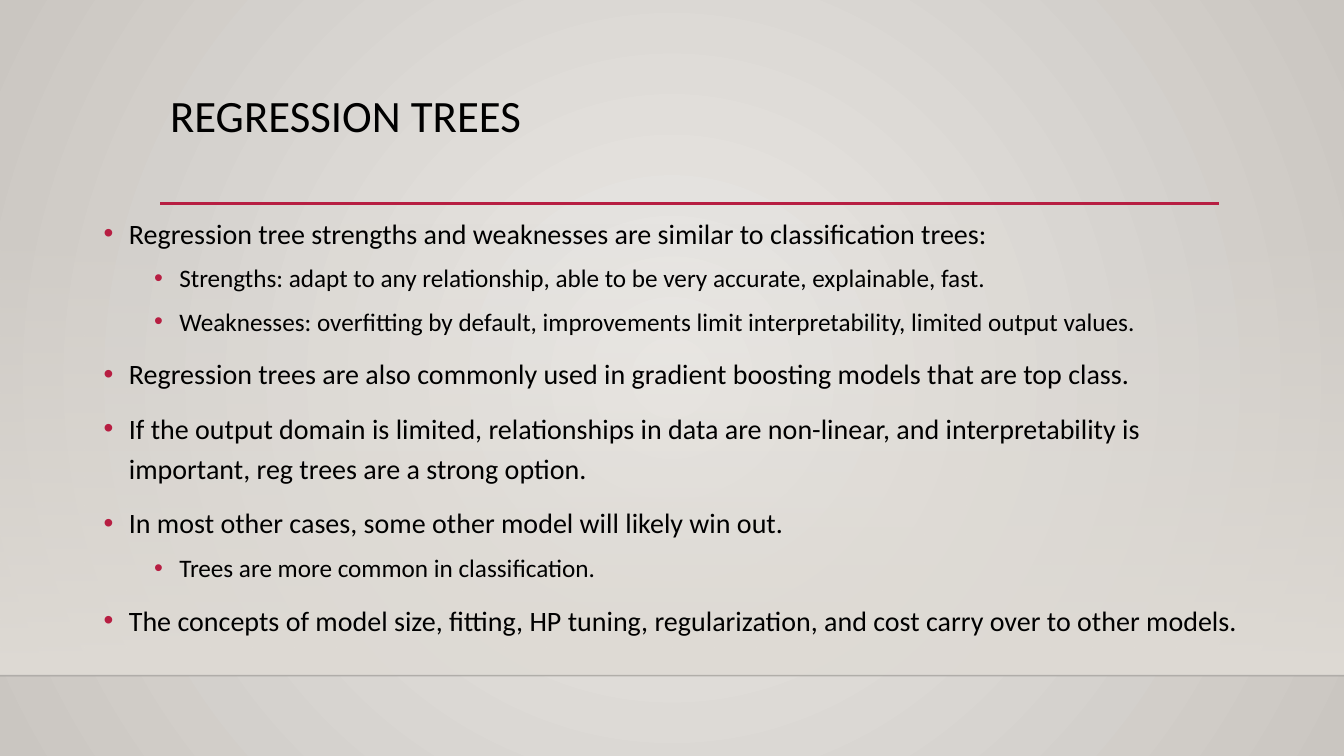
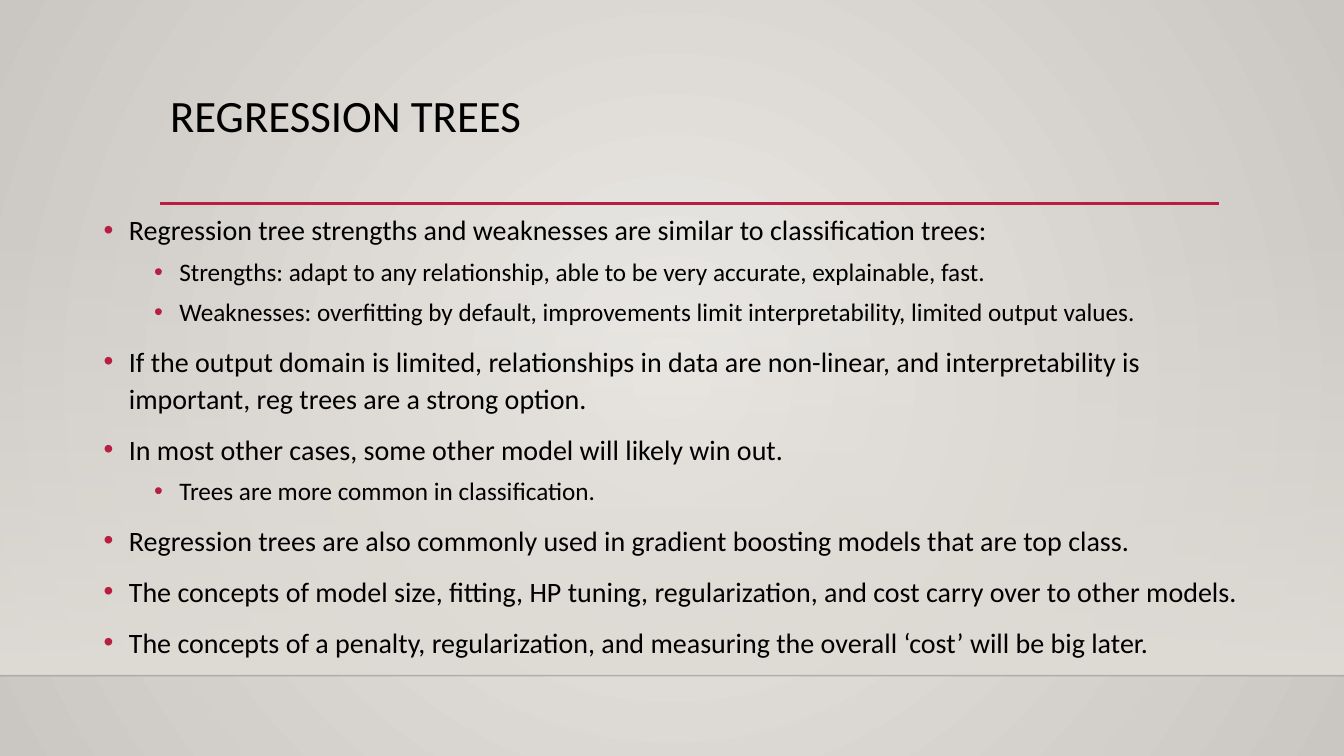
Before and after one commit to glennybarnes/Intro_to_Machine_Learning_Students, a slide deck: slide 19 of reference_content/Slides/006_regression_trees.pptx (slide 15 before the commit). Drawn at 1344x756 pixels with LibreOffice and Linux fonts; fonts in the diff are those of the drawing; background and template pictures are left out. Boxes give left, top, right and bottom in pixels: in the first picture for what was removed or moved away, otherwise in the second. Text is boxed around its words. In the diff, an @@ line names an element or a change of style, - is before the commit and + after.

```diff
--- a/reference_content/Slides/006_regression_trees.pptx
+++ b/reference_content/Slides/006_regression_trees.pptx
@@ text at (129, 220, 1236, 607): line spacing 1.2 to 1.1 @@
@@ text at (129, 364, 1129, 389): paragraph removed @@
-• Regression trees are also commonly used in gradient boosting models that are top class.
@@ text at (129, 531, 1129, 556): paragraph added @@
+• Regression trees are also commonly used in gradient boosting models that are top class.
@@ text at (129, 633, 1148, 658): paragraph added @@
+• The concepts of a penalty, regularization, and measuring the overall ‘cost’ will be big later.
```
Also in this commit, not shown: 8 other slides changed, 5 slides added, 8 other files.
